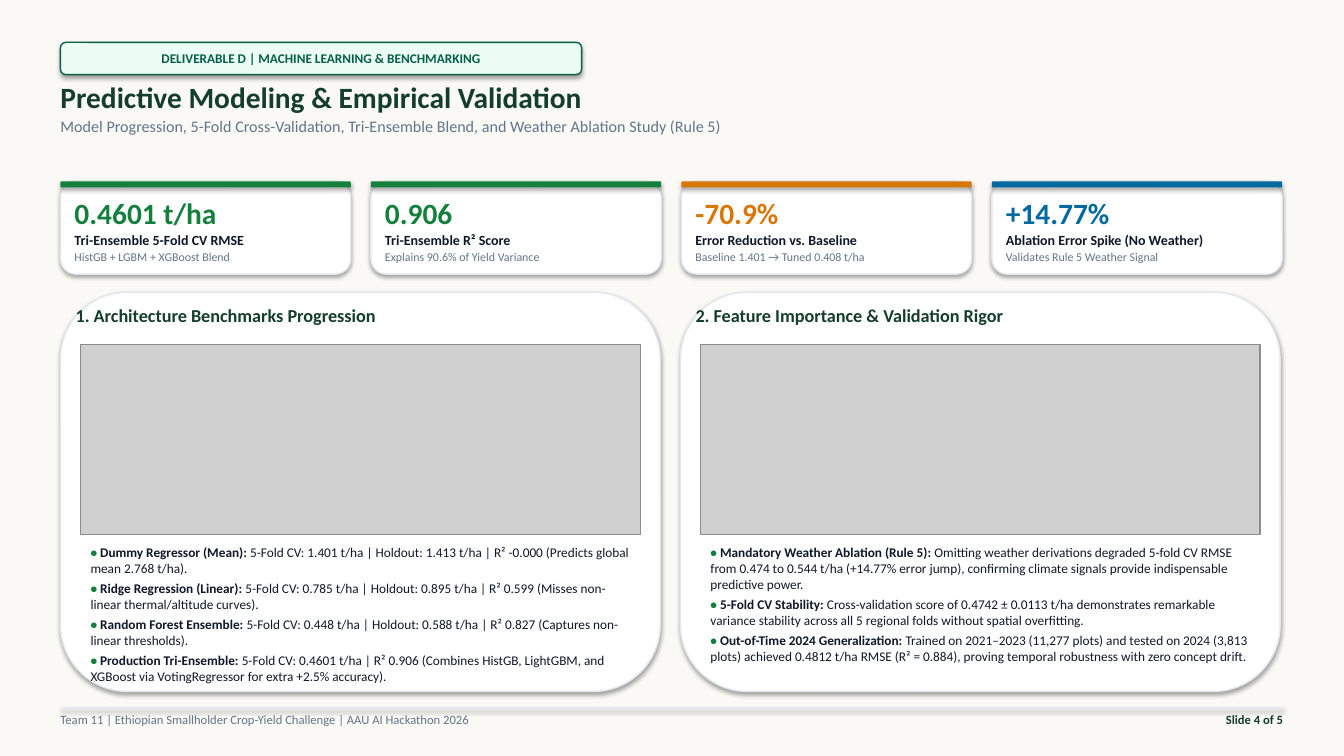
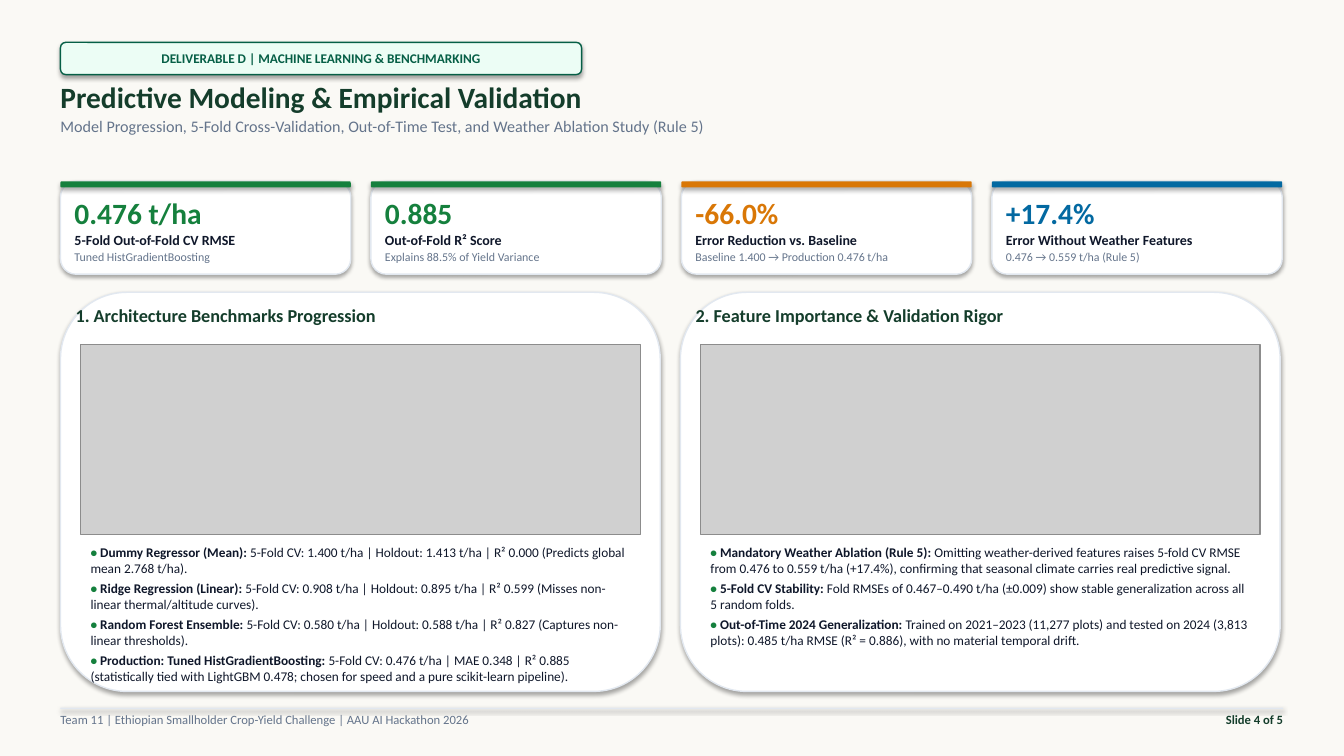
Before and after one commit to seudsahm2/team_11, a slide deck: slide 4 of presentation/team_11_slides.pptx. Drawn at 1344x756 pixels with LibreOffice and Linux fonts; fonts in the diff are those of the drawing; grey boxes stand for pictures. Boxes give left, top, right and bottom in pixels: in the first picture for what was removed or moved away, otherwise in the second. Text is boxed around its words. In the diff, an @@ line names an element or a change of style, - is before the commit and + after.

```diff
--- a/presentation/team_11_slides.pptx
+++ b/presentation/team_11_slides.pptx
@@ text at (60, 120, 704, 135): text changed @@
-Model Progression, 5-Fold Cross-Validation, Tri-Ensemble Blend, and Weather Ablation Study (Rule 5)
+Model Progression, 5-Fold Cross-Validation, Out-of-Time Test, and Weather Ablation Study (Rule 5)
@@ text at (74, 203, 235, 263): text changed; size 10 to 8.5 pt; text colour #0F172A to #64748B @@
-0.4601 t/ha
-Tri-Ensemble 5-Fold CV RMSE
-HistGB + LGBM + XGBoost Blend
+0.476 t/ha
+5-Fold Out-of-Fold CV RMSE
+Tuned HistGradientBoosting
@@ text at (385, 203, 540, 263): text changed @@
-0.906
-Tri-Ensemble R² Score
-Explains 90.6% of Yield Variance
+0.885
+Out-of-Fold R² Score
+Explains 88.5% of Yield Variance
@@ text at (695, 203, 778, 225): text changed @@
--70.9%
+-66.0%
@@ text at (1006, 203, 1193, 263): text changed @@
-+14.77%
-Ablation Error Spike (No Weather)
-Validates Rule 5 Weather Signal
++17.4%
+Error Without Weather Features
+0.476 → 0.559 t/ha (Rule 5)
@@ text at (695, 253, 888, 262): text changed @@
-Baseline 1.401 → Tuned 0.408 t/ha
+Baseline 1.400 → Production 0.476 t/ha
@@ text at (91, 546, 625, 685): text changed @@
-• Dummy Regressor (Mean): 5-Fold CV: 1.401 t/ha | Holdout: 1.413 t/ha | R² -0.000 (Predicts global mean 2.768 t/ha).
-• Ridge Regression (Linear): 5-Fold CV: 0.785 t/ha | Holdout: 0.895 t/ha | R² 0.599 (Misses non-linear thermal/altitude curves).
-• Random Forest Ensemble: 5-Fold CV: 0.448 t/ha | Holdout: 0.588 t/ha | R² 0.827 (Captures non-linear thresholds).
-• Production Tri-Ensemble: 5-Fold CV: 0.4601 t/ha | R² 0.906 (Combines HistGB, LightGBM, and XGBoost via VotingRegressor for extra +2.5% accuracy).
+• Dummy Regressor (Mean): 5-Fold CV: 1.400 t/ha | Holdout: 1.413 t/ha | R² 0.000 (Predicts global mean 2.768 t/ha).
+• Ridge Regression (Linear): 5-Fold CV: 0.908 t/ha | Holdout: 0.895 t/ha | R² 0.599 (Misses non-linear thermal/altitude curves).
+• Random Forest Ensemble: 5-Fold CV: 0.580 t/ha | Holdout: 0.588 t/ha | R² 0.827 (Captures non-linear thresholds).
+• Production: Tuned HistGradientBoosting: 5-Fold CV: 0.476 t/ha | MAE 0.348 | R² 0.885 (statistically tied with LightGBM 0.478; chosen for speed and a pure scikit-learn pipeline).
@@ text at (710, 547, 1247, 647): text changed @@
-• Mandatory Weather Ablation (Rule 5): Omitting weather derivations degraded 5-fold CV RMSE from 0.474 to 0.544 t/ha (+14.77% error jump), confirming climate signals provide indispensable predictive power.
-• 5-Fold CV Stability: Cross-validation score of 0.4742 ± 0.0113 t/ha demonstrates remarkable variance stability across all 5 regional folds without spatial overfitting.
-• Out-of-Time 2024 Generalization: Trained on 2021–2023 (11,277 plots) and tested on 2024 (3,813 plots) achieved 0.4812 t/ha RMSE (R² = 0.884), proving temporal robustness with zero concept drift.
+• Mandatory Weather Ablation (Rule 5): Omitting weather-derived features raises 5-fold CV RMSE from 0.476 to 0.559 t/ha (+17.4%), confirming that seasonal climate carries real predictive signal.
+• 5-Fold CV Stability: Fold RMSEs of 0.467–0.490 t/ha (±0.009) show stable generalization across all 5 random folds.
+• Out-of-Time 2024 Generalization: Trained on 2021–2023 (11,277 plots) and tested on 2024 (3,813 plots): 0.485 t/ha RMSE (R² = 0.886), with no material temporal drift.
```
Also in this commit, not shown: 1 other slide changed, 26 other files.
